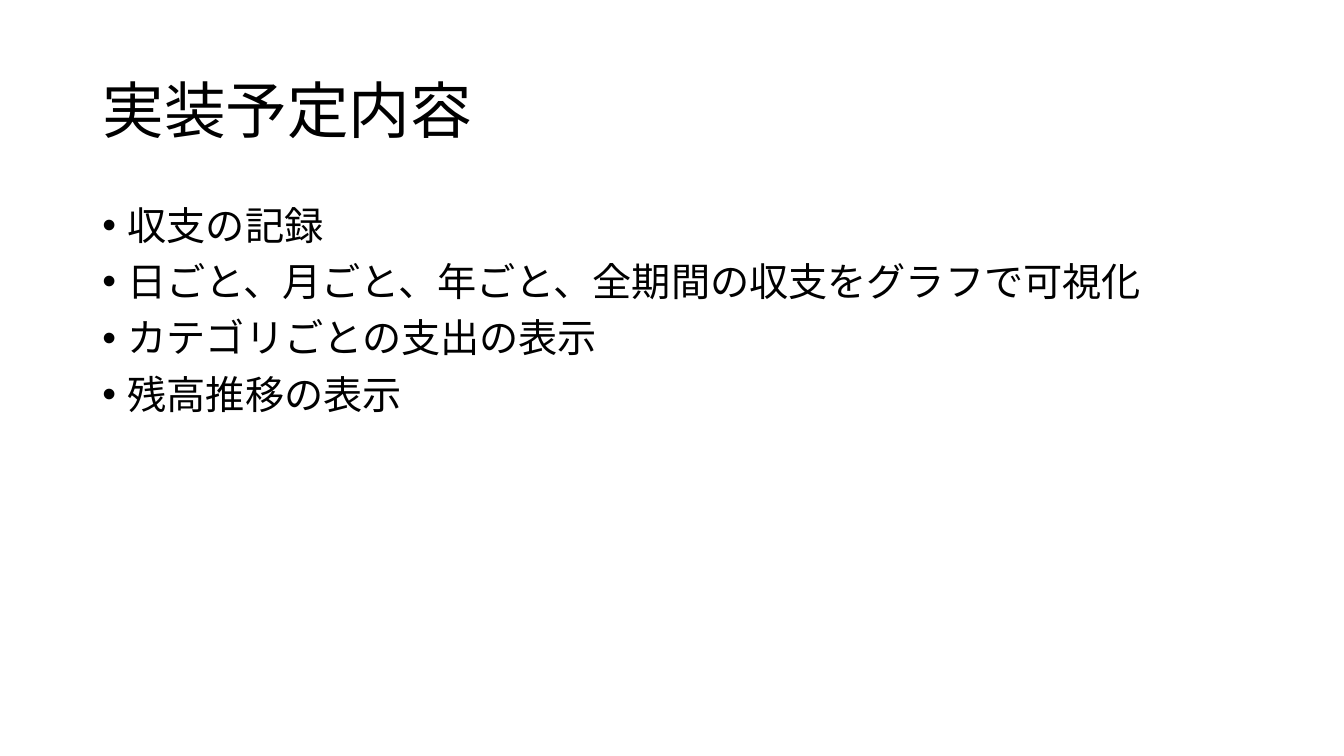
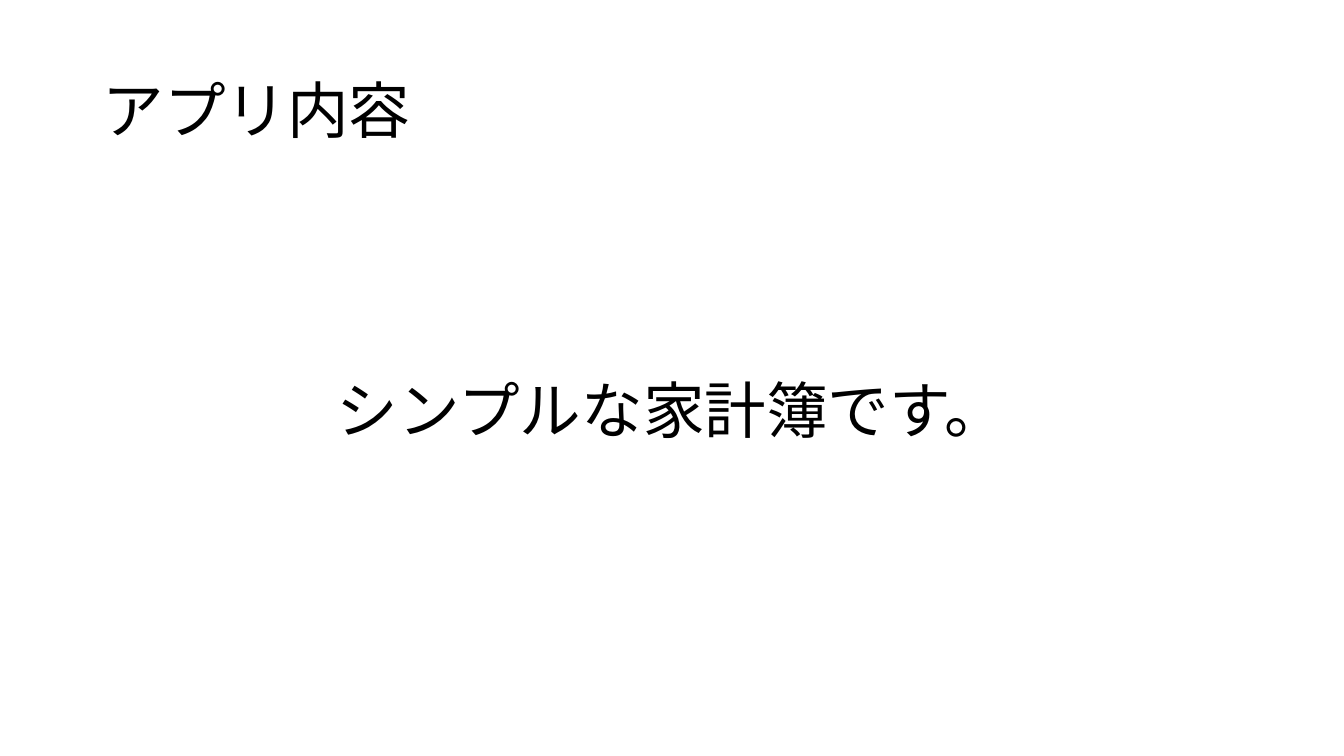
Before and after one commit to iwasitamasayosi/flutter_application_1, a slide deck: slide 2 of 家計簿_岩下暢秀.pptx. Drawn at 1344x756 pixels with LibreOffice and Linux fonts; fonts in the diff are those of the drawing. Boxes give left, top, right and bottom in pixels: in the first picture for what was removed or moved away, otherwise in the second. Text is boxed around its words. In the diff, an @@ line names an element or a change of style, - is before the commit and + after.

Commit message:
画面遷移の説明スライドの追加

```diff
--- a/家計簿_岩下暢秀.pptx
+++ b/家計簿_岩下暢秀.pptx
@@ title at <box>102,81,410,138</box>: text changed @@
-実装予定内容
+アプリ内容
@@ text at <box>337,381,1007,438</box>: text changed; size 28 to 44 pt @@
-• 収支の記録
-• 日ごと、月ごと、年ごと、全期間の収支をグラフで可視化
-• カテゴリごとの支出の表示
-• 残高推移の表示
+シンプルな家計簿です。
```
Also in this commit, not shown: 1 slide added.
